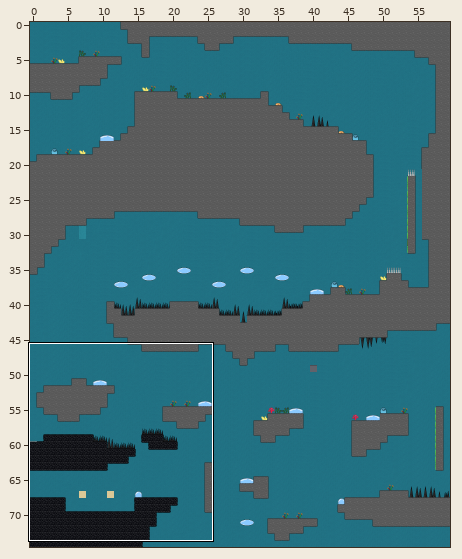
Two states of a Tiled map, maps/segunda_fase.tmx. The first picture is a wide view before the edit; the outline marks the close-up.
Close-up. The starting point:
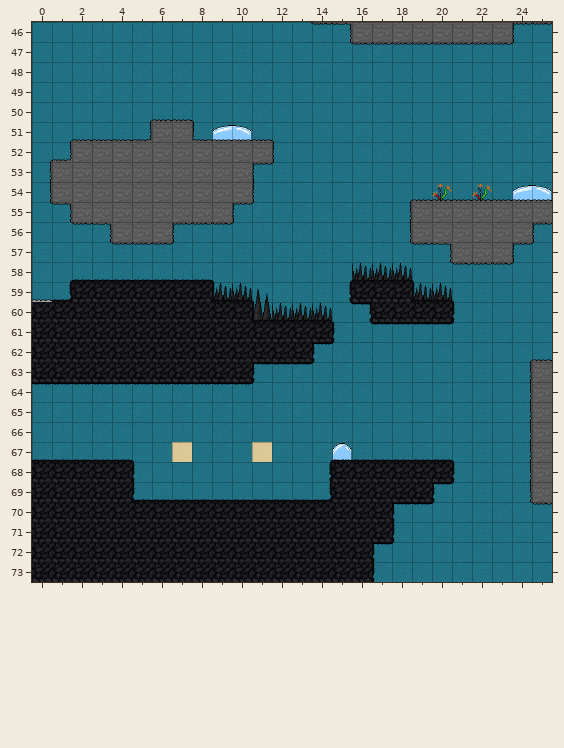
Cells are 32x32 px. Shown: x 0..25, y 46..73. The commit also changed other parts of the map, which this record leaves out.
Once edited:
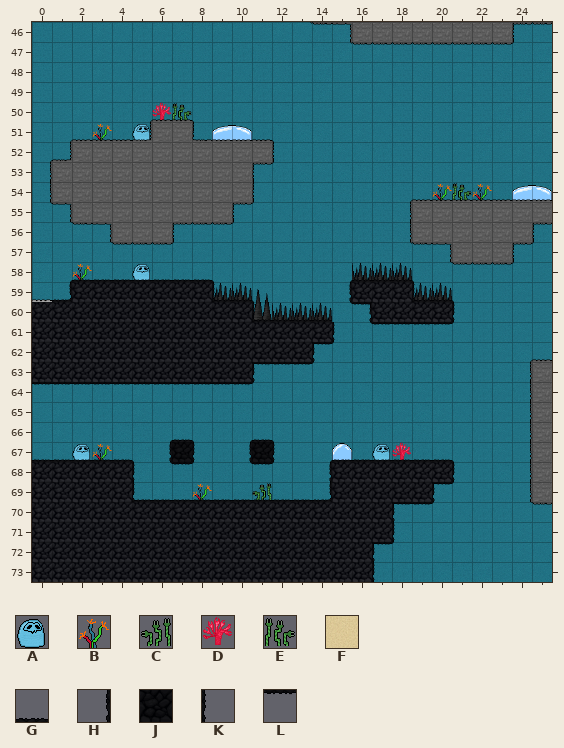
Key: from "Tiles_Fase1": A 77, B 87, C 89, D 96, E 99; from "bolhas": F 783; from "fase2_tilesset": G 2, H 20, J 22, K 24, L 42.
_ is an empty cell, . an unchanged one.
Change:
--- layer "decoracao"
@@ x 3..7 @@
-50 ...__
-51 _._..
+50 ...DE
+51 B.A..
@@ x 21..21 @@
-54 _
+54 E
@@ x 2..5 @@
-58 _.._
+58 B..A
@@ x 2..18 @@
-67 __.............__
+67 AB.............AD
@@ x 8..11 @@
-69 _.._
+69 B..C
--- layer "floor"
@@ x 6..12 @@
-66 ._..._.
-67 _F_._F_
-68 ._..._.
+66 .G...G.
+67 HJK.HJK
+68 .L...L.
